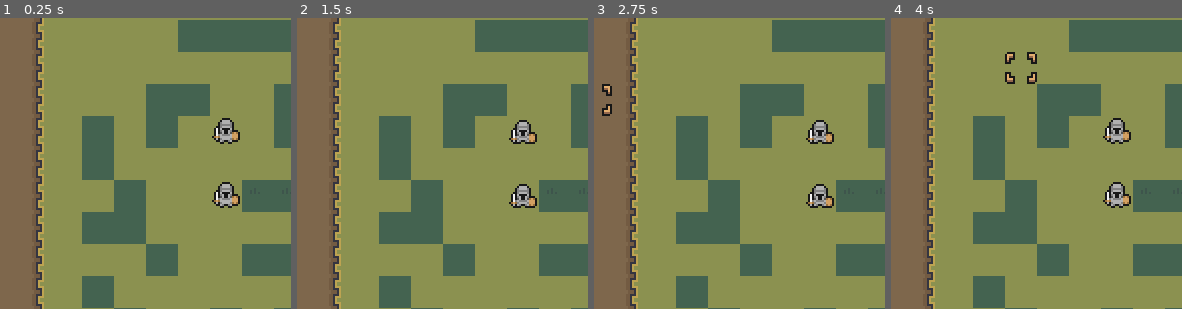
Above: before the commit, frames 1-4 (left to right).
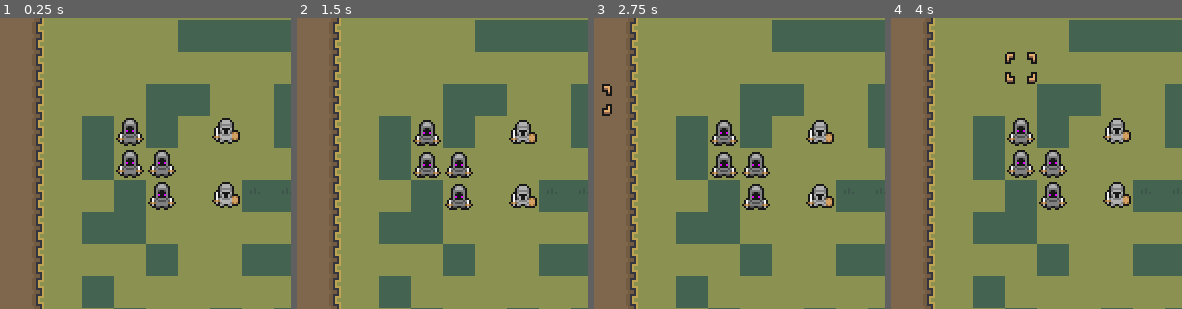
Above: after the commit, the same moments.

Repository: Dz373/Tactical-RPG
Game: Godot game, scene res://board.tscn
Same seed, same stepped clock (60 frames per second), same inputs: the game is played once before the commit and once after it.
Inputs (mouse positions are % of the whole screen's width and height, from its top left):
- Up to frame 1 (0.25 s): no input
- Up to frame 2 (1.5 s): tap Enter (ui_accept) at 0.5, 0.77 s; move the mouse to (49, 77) at 0.52 s; press the mouse at (49, 77) at 0.53 s; hold Up (ui_up) from 0.53 s (still down); move the mouse to (88, 71) at 1.27 s; release the mouse at (88, 71) at 1.28 s; click (88, 71) at 1.35 s
- Up to frame 3 (2.75 s): tap Enter (ui_accept) at 1.52 s; move the mouse to (22, 38) at 2.02 s; release Up (ui_up) at 2.03 s; press the mouse at (22, 38) at 2.03 s; hold A (left) from 2.03 s (still down)
- Up to frame 4 (4 s): move the mouse to (60, 55) at 2.77 s; release the mouse at (60, 55) at 2.78 s; click (60, 55) at 2.85 s; tap Enter (ui_accept) at 3.02, 3.77 s; move the mouse to (38, 27) at 3.52 s; release A (left) at 3.53 s; press the mouse at (38, 27) at 3.53 s; hold Down (down) from 3.53 s (still down)
The pictures show only the part of the screen within x 19-69%, y 27-77%; the shares and areas given below are measured in that part.

The runs differ from the first frame. In frame 1, 2.3% of the frame differs, in the area x 39-61%, y 34-66%; in frame 2, 2.2%; in frame 3, 2.2%; in frame 4, 2.3%.

Commit message:
pass through units of the same team

Diff:
--- a/Board/GameBoard.gd
+++ b/Board/GameBoard.gd
@@ -144,7 +144,9 @@
 func is_occupied(cell: Vector2) -> bool:
 	if cell==active_unit.cell:
 		return false
-	return units.has(cell) or not terrain.can_pass(cell)
+	if units.has(cell) and units[cell].team!=active_unit.team:
+		return true
+	return not terrain.can_pass(cell)
 
 ## Updates the _units dictionary with the target position for the unit and asks the _active_unit to walk to it.
 func move_active_unit(new_cell: Vector2) -> void:
@@ -152,6 +154,8 @@
 		deselect_active_unit()
 		active_unit_action()
 	if is_occupied(new_cell) or not new_cell in walkable_cells:
+		return
+	if units.has(new_cell) and units[new_cell].team==active_unit.team:
 		return
 	units.erase(active_unit.cell)
 	units[new_cell] = active_unit
@@ -191,6 +195,8 @@
 func active_unit_attack(attack_cell: Vector2):
 	if not attack_cell in attack_cells or not units.has(attack_cell):
 		return
+	if units[attack_cell].team == active_unit.team:
+		return
 	emit_signal("unit_attack", attack_cell)
 
 func calc_damage(target:Unit)->int:
--- /dev/null
+++ b/Units/Enemy_unit.tscn
@@ -0,0 +1,14 @@
+[gd_scene load_steps=5 format=3 uid="uid://dq0ulft7ykws0"]
+
+[ext_resource type="PackedScene" uid="uid://ctdtnl32pqeat" path="res://Units/BaseUnit.tscn" id="1_axd6u"]
+[ext_resource type="Resource" uid="uid://benhuddmfpx7k" path="res://Units/Class_types/Stat.tres" id="2_ikw4a"]
+[ext_resource type="Resource" uid="uid://drd011e1sjlsg" path="res://Units/Class_types/Class_type.tres" id="3_sktyp"]
+[ext_resource type="Texture2D" uid="uid://cdyvjmu7ib1e4" path="res://Sprites/MiniWorldSprites/Characters/Soldiers/Melee/AssasinTemplate.png" id="4_ur13g"]
+
+[node name="Unit" instance=ExtResource("1_axd6u")]
+team = 2
+stats = ExtResource("2_ikw4a")
+class_type = ExtResource("3_sktyp")
+
+[node name="Sprite2D" parent="PathFollow2D" index="0"]
+texture = ExtResource("4_ur13g")
--- a/board.tscn
+++ b/board.tscn
@@ -13,9 +13,10 @@
 [ext_resource type="Script" path="res://Board/Terrain.gd" id="11_w33xh"]
 [ext_resource type="PackedScene" uid="uid://ctdtnl32pqeat" path="res://Units/BaseUnit.tscn" id="12_ddttq"]
 [ext_resource type="Resource" uid="uid://drd011e1sjlsg" path="res://Units/Class_types/Class_type.tres" id="12_g5gwo"]
+[ext_resource type="PackedScene" uid="uid://dq0ulft7ykws0" path="res://Units/Enemy_unit.tscn" id="13_u7hvr"]
 [ext_resource type="PackedScene" uid="uid://cqmdhxbchwu58" path="res://Board/cursor.tscn" id="13_wgu0w"]
 
-[sub_resource type="TileSetAtlasSource" id="TileSetAtlasSource_rkpxv"]
+[sub_resource type="TileSetAtlasSource" id="TileSetAtlasSource_5pv1u"]
 texture = ExtResource("5_066xd")
 1:1/0 = 0
 1:1/0/custom_data_0 = 1
@@ -351,6 +352,18 @@
 stats = ExtResource("11_sjm0f")
 class_type = ExtResource("12_g5gwo")
 
+[node name="Unit3" parent="GameBoard" instance=ExtResource("13_u7hvr")]
+position = Vector2(136, 152)
+
+[node name="Unit4" parent="GameBoard" instance=ExtResource("13_u7hvr")]
+position = Vector2(120, 136)
+
+[node name="Unit5" parent="GameBoard" instance=ExtResource("13_u7hvr")]
+position = Vector2(136, 168)
+
+[node name="Unit6" parent="GameBoard" instance=ExtResource("13_u7hvr")]
+position = Vector2(120, 152)
+
 [node name="Cursor" parent="GameBoard" instance=ExtResource("13_wgu0w")]
 
 [node name="Turn" type="Label" parent="GameBoard"]
Not shown: 4 places in board.tscn that only renumber resources
